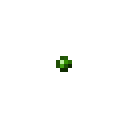
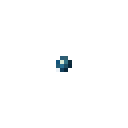
Comparing the layer stacks of the two 128×128 images. Changes:
added layer "water" above "fire" over [56, 56, 72, 72]
hid "earth", painted on it over [56, 56, 72, 72]
showed "air" over [56, 56, 72, 72]
hid "effect" over [56, 56, 72, 72]
